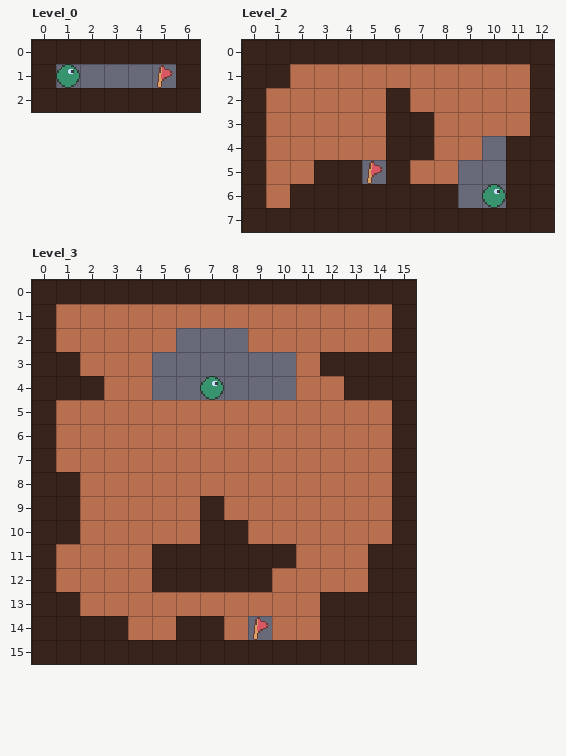
Level history. LDtk project: assets/levels.ldtk. Above is the file before it was changed.
Cells are 16x16 px. Shown: Level_0 x 0..6, y 0..2; Level_2 x 0..12, y 0..7; Level_3 x 0..15, y 0..15. The commit also changed other parts of the map, which this record leaves out.
The same view after the edit:
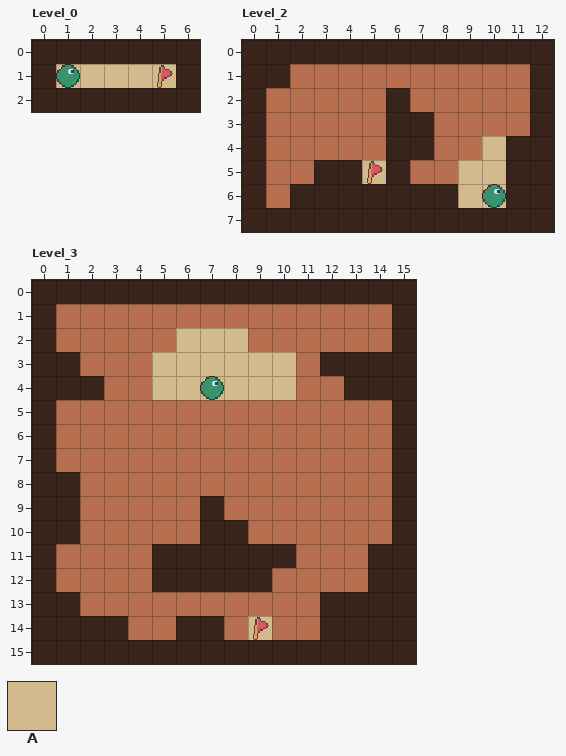
Key: from "Ground": A 3 "Empty".
_ is an empty cell.
From old to new:
{"where": "layer \"Ground\", Level_0"}
{"y":1,"x":1,"old":"_____","new":"AAAAA"}
{"where": "layer \"Ground\", Level_2"}
{"y":4,"x":10,"old":"_","new":"A"}
{"y":5,"x":5,"old":"_","new":"A"}
{"y":5,"x":9,"old":"__","new":"AA"}
{"y":6,"x":9,"old":"__","new":"AA"}
{"where": "layer \"Ground\", Level_3"}
{"y":2,"x":6,"old":"___","new":"AAA"}
{"y":3,"x":5,"old":"______","new":"AAAAAA"}
{"y":4,"x":5,"old":"______","new":"AAAAAA"}
{"y":14,"x":9,"old":"_","new":"A"}
